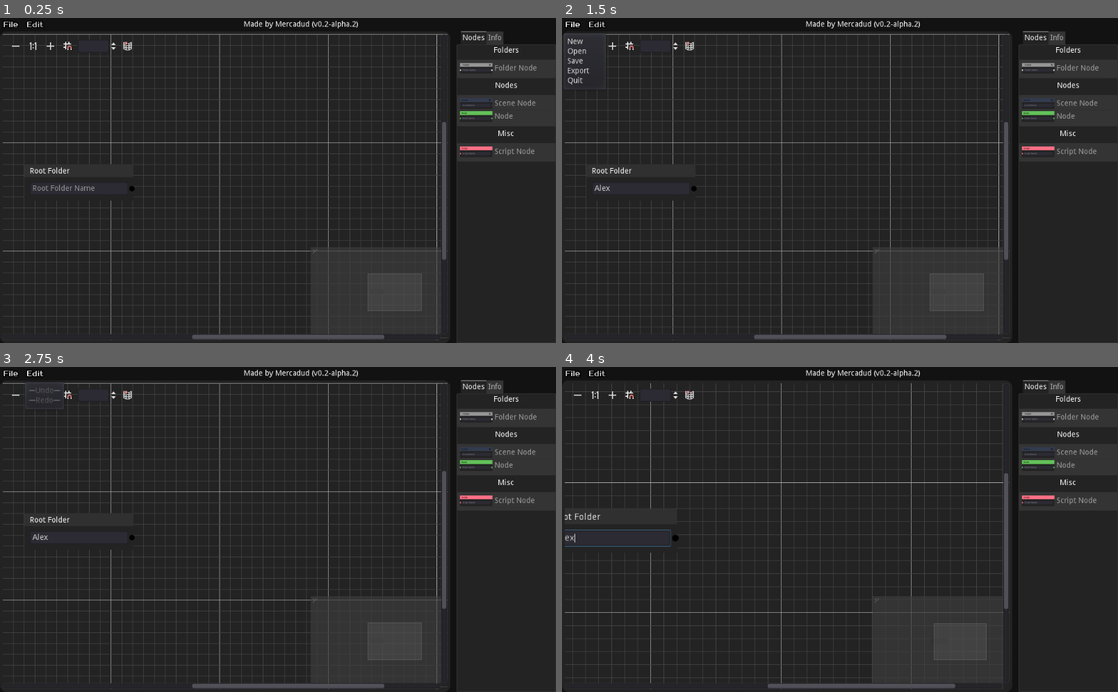
Above: before the commit, frames 1-4 (two rows, left to right).
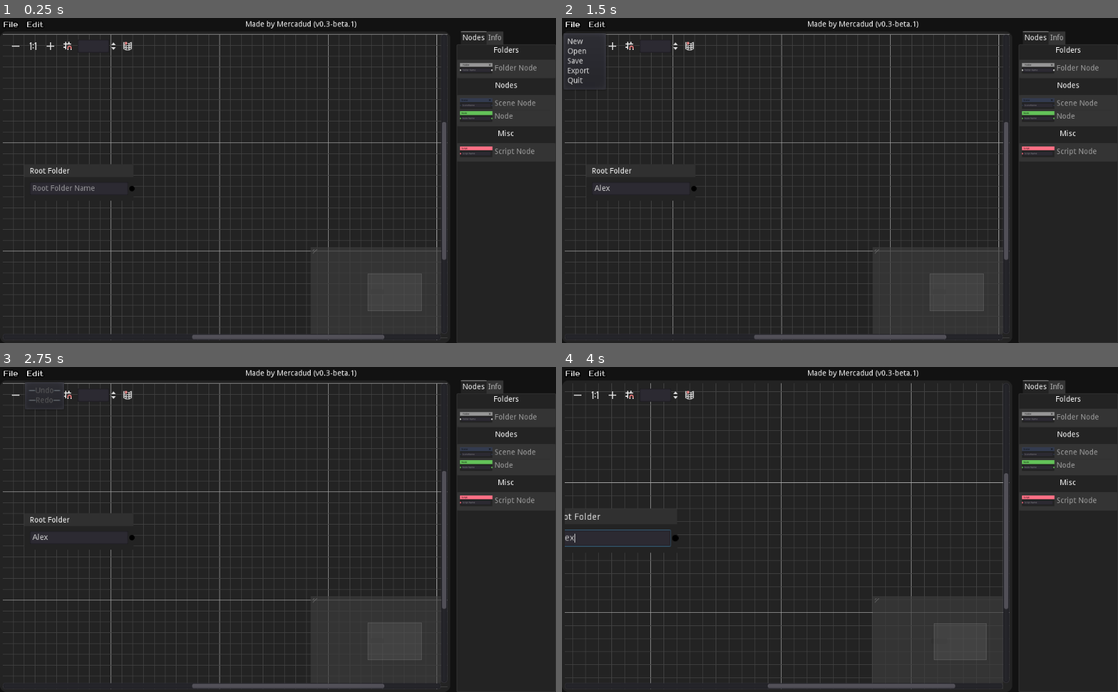
Above: after the commit, the same moments.

Repository: Mercadud/Godot-Project-Planner-Exporter
Game: Godot game, scene res://Scenes/Pages/Main Page.tscn
The game is run twice, just before and just after one commit, with the same random seed, the same clock (stepped at 60 frames per second) and the same inputs.
Inputs (mouse positions are in pixels of both pictures, inside the frame that each line leads up to):
- Up to frame 1 (0.25 s): no input
- Up to frame 2 (1.5 s): click (639, 187) at 0.52 s; type "Alex" at 0.6 s; click "File" at 1.25 s
- Up to frame 3 (2.75 s): click "Edit" at 2 s
- Up to frame 4 (4 s): click (578, 396) at 2.75 s; click (612, 396) at 3.5 s

The runs differ from the first frame. In frame 1, 0.3% of the frame differs, in the area x 43-65%, y 0-4%; in frame 2, 0.3%; in frame 3, 0.3%; in frame 4, 0.3%.
Error in both runs: Invalid get index 'info' (on base: 'Nil'). (res://Script/Tree/editor/Folder.gd:15)

Commit message:
preparing version change

Diff:
--- a/Scenes/Pages/Main Page.tscn
+++ b/Scenes/Pages/Main Page.tscn
@@ -136,7 +136,7 @@
 margin_top = 5.0
 margin_right = 1024.0
 margin_bottom = 19.0
-text = "Made by Mercadud (v0.2-alpha.2)"
+text = "Made by Mercadud (v0.3-beta.1)"
 align = 1
 valign = 1
 
--- a/Script/Tree/editor/GraphEdit.gd
+++ b/Script/Tree/editor/GraphEdit.gd
@@ -6,7 +6,6 @@
 onready var data = $"/root/Saver"
 
 func _ready():
-
 	spawnNode("RootFolder")
 	updateConnectionList()
 
--- a/default_env.tres
+++ /dev/null
@@ -1,7 +0,0 @@
-[gd_resource type="Environment" load_steps=2 format=2]
-
-[sub_resource type="ProceduralSky" id=1]
-
-[resource]
-background_mode = 2
-background_sky = SubResource( 1 )
--- a/project.godot
+++ b/project.godot
@@ -51,5 +51,4 @@
 quality/reflections/texture_array_reflections=false
 quality/reflections/high_quality_ggx=false
 quality/depth/hdr=false
-environment/default_environment="res://default_env.tres"
 quality/filters/anisotropic_filter_level=8
